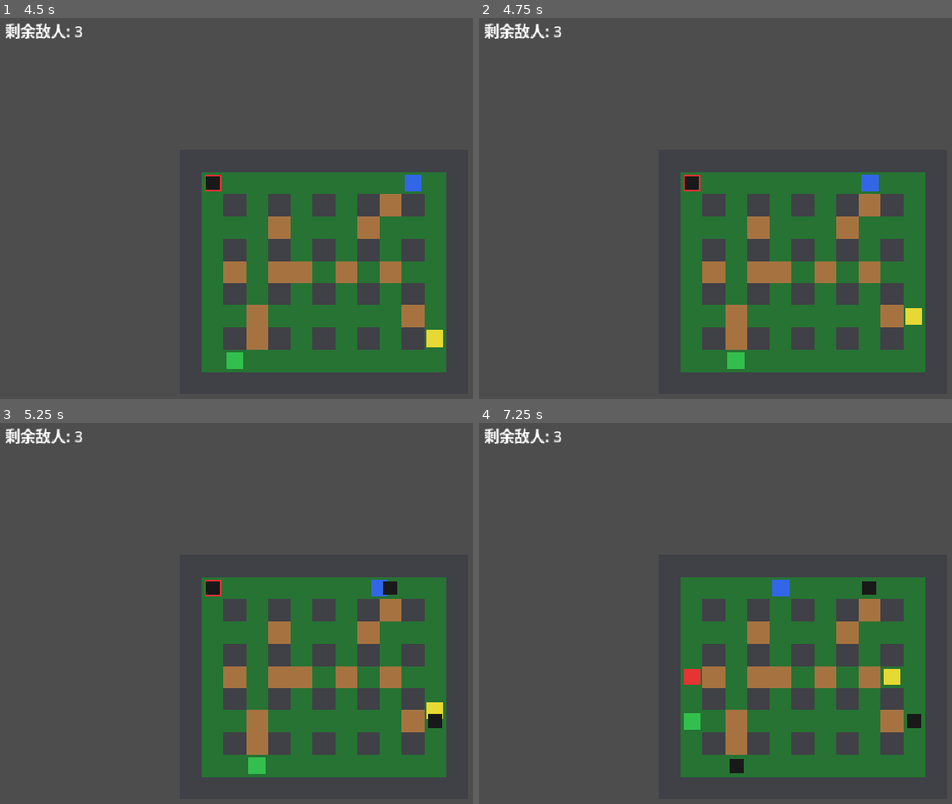
Above: before the commit, frames 1-4 (two rows, left to right).
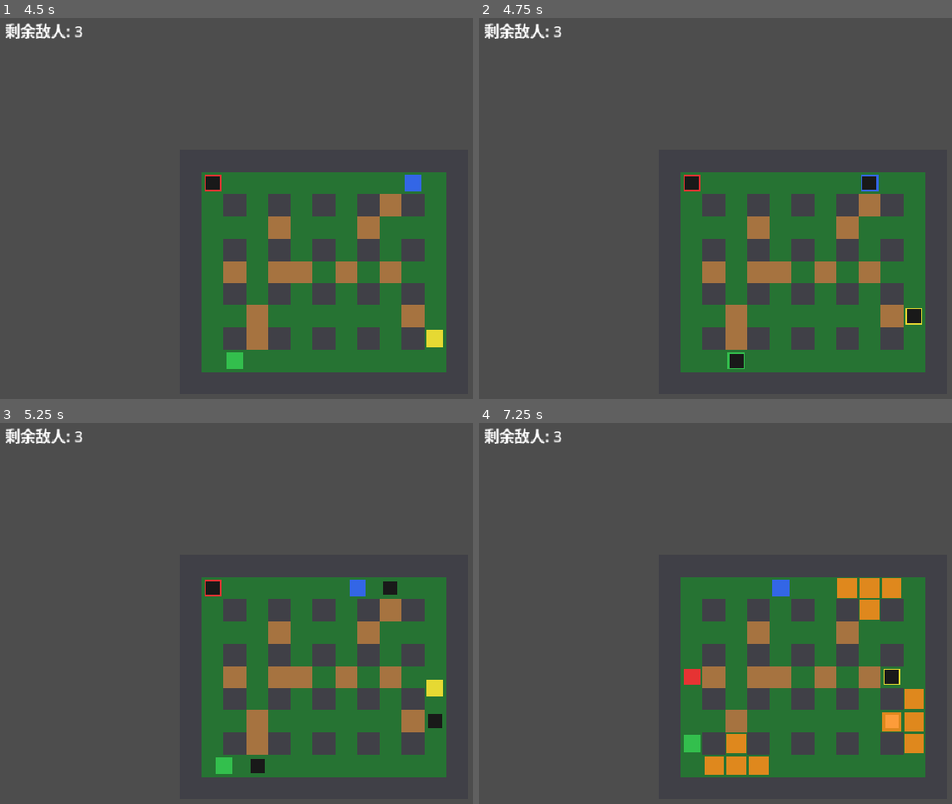
Above: after the commit, the same moments.

Repository: feong/bomb-man
Game: Godot game, scene res://scenes/main_menu.tscn
Two runs of this game, one before a commit and one after it. Both use one fixed random seed, a clock stepped at 60 frames per second and the inputs below.
Inputs:
- Up to frame 1 (4.5 s): click "开始游戏" at 0.5 s; tap Enter at 1.25, 2.75 s; hold Right (move_right) 1.28-2.03 s; hold Space (place_bomb) 1.28-2.03 s; hold Down (move_down) 2.03-2.78 s; tap Space (place_bomb) at 2.1, 3.6 s; hold Right (move_right) 2.78-3.53 s; hold Space (place_bomb) 2.78-3.53 s; hold Up (move_up) 3.53-4.28 s; hold Left (move_left) from 4.28 s (still down); hold Space (place_bomb) from 4.28 s (still down)
- Up to frame 2 (4.75 s): keep holding Left (move_left); keep holding Space (place_bomb)
- Up to frame 3 (5.25 s): keep holding Left (move_left); release Space (place_bomb) at 5.03 s; tap Space (place_bomb) at 5.1 s
- Up to frame 4 (7.25 s): release Left (move_left) at 5.78 s; hold Down (move_down) 5.78-6.53 s; hold Space (place_bomb) 5.78-6.53 s; hold Right (move_right) from 6.53 s (still down); tap Space (place_bomb) at 6.6 s

Frame 1 is identical in both runs. In frame 2, 0.3% of the frame differs, in the area x 52-94%, y 41-92%; in frame 3, 0.8%; in frame 4, 3.1%, in the area x 43-95%, y 40-93%.

Commit message:
refactor: update bomb placement logic and add tests
Modified the bomb placement logic in the Bomber entity to allow bomb placement while moving. Refactored explosion handling in the GameManager to ensure soft walls are destroyed correctly. Added a new test suite to verify the bomb placement functionality during movement, ensuring the expected behavior is maintained.

Diff:
--- a/scripts/entities/bomber.gd
+++ b/scripts/entities/bomber.gd
@@ -74,7 +74,7 @@
 
 
 func try_place_bomb() -> void:
-	if can_act() and not _is_moving:
+	if can_act():
 		game_manager.place_bomb(self)
 
 
--- a/scripts/systems/game_manager.gd
+++ b/scripts/systems/game_manager.gd
@@ -212,10 +212,6 @@
 	var chain_bombs: Array[Bomb] = []
 	var map_dirty: bool = false
 	for cell in affected:
-		if map_data.is_soft_wall(cell):
-			map_data.destroy_soft_wall(cell)
-			map_dirty = true
-			_try_spawn_powerup(cell)
 		if bombs.has(cell):
 			chain_bombs.append(bombs[cell])
 		if powerups.has(cell):
@@ -225,6 +221,10 @@
 		for b in bombers:
 			if b.is_alive and b.grid_pos == cell:
 				b.die("explosion")
+		if map_data.is_soft_wall(cell):
+			map_data.destroy_soft_wall(cell)
+			map_dirty = true
+			_try_spawn_powerup(cell)
 	if map_dirty:
 		_map_view.render(map_data)
 	for chained in chain_bombs:
--- /dev/null
+++ b/tests/run_tests.tscn
@@ -0,0 +1,6 @@
+[gd_scene load_steps=2 format=3]
+
+[ext_resource type="Script" path="res://tests/run_tests_node.gd" id="1"]
+
+[node name="RunTests" type="Node"]
+script = ExtResource("1")
--- /dev/null
+++ b/tests/run_tests_node.gd
@@ -0,0 +1,16 @@
+extends Node
+
+const TestBomberPlaceBombWhileMoving := preload("res://tests/test_bomber_place_bomb_while_moving.gd")
+
+
+func _ready() -> void:
+	var failures: PackedStringArray = []
+	TestBomberPlaceBombWhileMoving.run(failures)
+
+	if failures.is_empty():
+		print("PASS: all tests")
+		get_tree().quit(0)
+	else:
+		for failure in failures:
+			printerr("FAIL: %s" % failure)
+		get_tree().quit(1)
--- /dev/null
+++ b/tests/test_bomber_place_bomb_while_moving.gd
@@ -0,0 +1,41 @@
+extends RefCounted
+
+
+static func run(failures: PackedStringArray) -> void:
+	var root := Node.new()
+	root.name = "TestRoot"
+
+	var gm := GameManager.new()
+	gm.state = GameManager.MatchState.PLAYING
+	var bombs_root := Node2D.new()
+	root.add_child(gm)
+	gm.add_child(bombs_root)
+	gm._bombs_root = bombs_root
+	gm.map_data = MapData.new()
+
+	var bomber := Bomber.new()
+	root.add_child(bomber)
+	var start_cell := Vector2i(5, 5)
+	bomber.setup(gm, start_cell, true, Color.RED)
+
+	bomber.try_move(Vector2i.RIGHT)
+	if not bomber._is_moving:
+		failures.append("setup: bomber should be moving after try_move")
+		root.free()
+		return
+
+	bomber.try_place_bomb()
+
+	var expected_cell := start_cell + Vector2i.RIGHT
+	if not gm.bombs.has(expected_cell):
+		failures.append(
+			"place_bomb_while_moving: bomb should exist at logical grid cell %s while moving"
+			% expected_cell
+		)
+	if bomber.active_bombs != 1:
+		failures.append(
+			"place_bomb_while_moving: bomber active_bombs should be 1, got %d"
+			% bomber.active_bombs
+		)
+
+	root.free()
Not shown, added: tests/run_tests_node.gd.uid
Not shown, added: tests/test_bomber_place_bomb_while_moving.gd.uid
